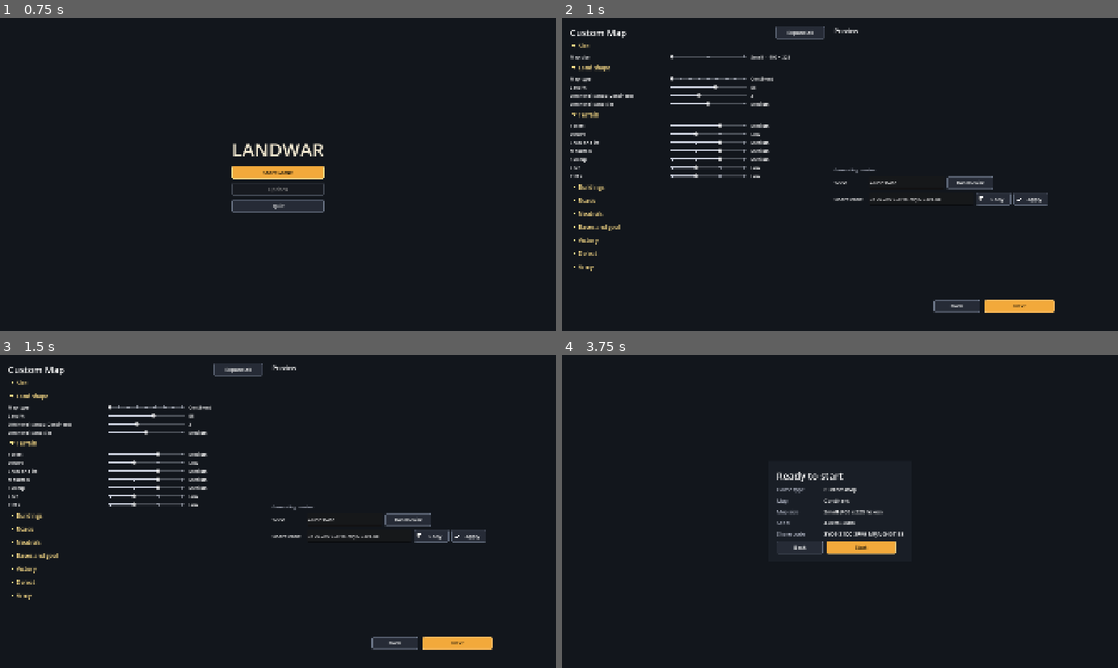
Above: before the commit, frames 1-4 (two rows, left to right).
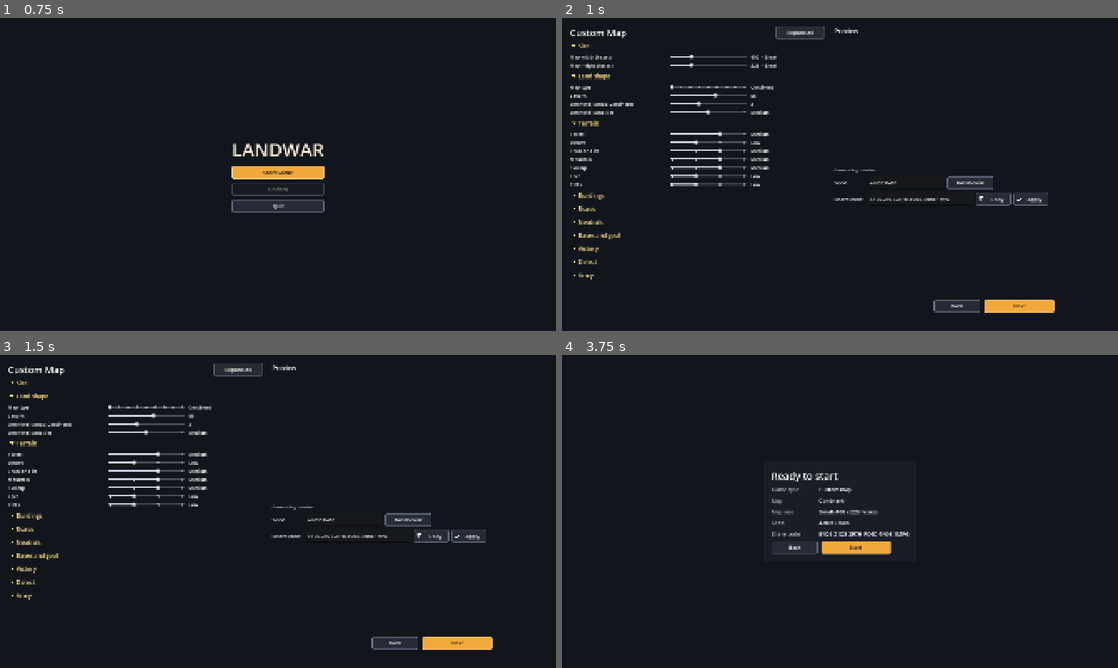
Above: after the commit, the same moments.

Repository: abeuscher/roguebattle
Game: Godot game, scene res://scenes/main.tscn
The game is run twice, just before and just after one commit, with the same random seed, the same clock (stepped at 60 frames per second) and the same inputs.
Inputs (mouse positions are in pixels of both pictures, inside the frame that each line leads up to):
- Up to frame 1 (0.75 s): tap Space at 0.5 s; move the mouse to (250, 237) at 0.52 s; hold D from 0.53 s (still down); tap L at 0.6 s; click (250, 237) at 0.67 s
- Up to frame 2 (1 s): keep holding D; tap Space at 0.77 s
- Up to frame 3 (1.5 s): release D at 1.25 s; click "Size" at 1.25 s
- Up to frame 4 (3.75 s): click "Land shape" at 2 s; click "Terrain" at 2.75 s; click "Next" at 3.5 s

Frame 1 is identical in both runs. In frame 2, 2.7% of the frame differs, in the area x 1-70%, y 11-84%; in frame 3, less than 0.1%; in frame 4, 1.1%.

Commit message:
Session 029: variable map size (SPEC §6.1, §6.2)
Reordered ahead of M4 session 6 at the user's request, for faster
playtesting of the new victory/defeat conditions.

The configurator's old 3-way "Map size" (Small/Medium/Large) is now
two independent sliders, width and height in hexes (100-1200,
60-675), defaulting to Small's 400x225. Landing exactly on a named
size still shows that name next to the numbers (GameConfig.size_name);
anything else just shows the numbers. Every place that read the old
settings["size"] string now reads map.width/map.height directly.
CODE_VERSION bumped to 2 so an old share code is cleanly rejected
instead of silently misreading into the new field layout.

Checked generation down to 100x60 across four presets: all well under
a second, sane building counts, both bases placed. No floor beyond
the sliders' own range was needed.

tests/test_map_size.gd (4 tests, 269 total). One test's "plays start
to finish quickly" check was rewritten around the survive-timer after
a debugging detour: it looked hung, but the cause was the test itself
holding a stale reference to a squad that had died in combat and left
the live simulation, not an actual freeze. See DECISIONS.md.

Co-Authored-By: Claude Sonnet 5 <noreply@anthropic.com>

Diff:
--- a/data/configurator.json
+++ b/data/configurator.json
@@ -1,5 +1,6 @@
 [
- {"key": "size", "group": "Size", "label": "Map size", "target": "map", "options": ["small", "medium", "large"]},
+ {"key": "width", "group": "Size", "label": "Map width (hexes)", "target": "map", "range": [100, 1200, 50]},
+ {"key": "height", "group": "Size", "label": "Map height (hexes)", "target": "map", "range": [60, 675, 15]},
  {"key": "preset", "group": "Land shape", "label": "Map type", "target": "map",
   "options": ["continent", "islands", "archipelago", "floating_isles", "highlands", "river_valley", "deep_forest", "tundra", "volcanic"]},
  {"key": "land_pct", "group": "Land shape", "label": "Land %", "target": "map", "range": [25, 75, 1]},
--- a/data/mapgen.json
+++ b/data/mapgen.json
@@ -30,7 +30,8 @@
   "neutral_danger": "low",
   "roamer_aggression": "low",
   "spawn_side": "west",
-  "size": "small",
+  "width": 400,
+  "height": 225,
   "preset": "continent",
   "terrain_amounts": {
    "forest": "medium", "desert": "low", "snow": "medium", "mountain": "medium",
--- a/rules/game_config.gd
+++ b/rules/game_config.gd
@@ -5,7 +5,7 @@
 ## (victory, defeat, squad cap, fairness) feed the game. Settings and seed
 ## pack into a short share code.
 
-const CODE_VERSION := 1
+const CODE_VERSION := 2  # bumped when "size" (small/medium/large) became "width"/"height" (§6.1)
 const ALPHABET := "0123456789ABCDEFGHJKMNPQRSTVWXYZ"  # 32 symbols, no I, L, O or U
 
 var data: GameData
@@ -21,7 +21,8 @@
 		if f["target"] == "game":
 			c.values[f["key"]] = f["default"]
 	c.values["preset"] = game_data.mapgen["defaults"]["preset"]
-	c.values["size"] = game_data.mapgen["defaults"]["size"]
+	c.values["width"] = game_data.mapgen["defaults"]["width"]
+	c.values["height"] = game_data.mapgen["defaults"]["height"]
 	c.apply_preset()
 	return c
 
@@ -36,6 +37,16 @@
 		out.append(v)
 		v += r[2]
 	return out
+
+
+## "Small"/"Medium"/"Large" for an exact match with data/mapgen.json's named
+## sizes (§6.1), or "Custom" for any other width and height.
+static func size_name(game_data: GameData, width: int, height: int) -> String:
+	for n in game_data.mapgen["sizes"]:
+		var dims: Array = game_data.mapgen["sizes"][n]
+		if int(dims[0]) == width and int(dims[1]) == height:
+			return String(n).capitalize()
+	return "Custom"
 
 
 func field(key: String) -> Dictionary:
@@ -54,9 +65,9 @@
 
 ## Map fields take the generator's defaults overlaid with the chosen preset's values.
 func apply_preset() -> void:
-	var s := MapGen.resolve_settings(data, {"preset": values["preset"], "size": values["size"]})
+	var s := MapGen.resolve_settings(data, {"preset": values["preset"]})
 	for f in data.config_fields:
-		if f["target"] != "map" or f["key"] in ["preset", "size"]:
+		if f["target"] != "map" or f["key"] in ["preset", "width", "height"]:
 			continue
 		var v: Variant = _lookup(s, f["key"])
 		if f.has("scale"):
--- a/rules/game_state.gd
+++ b/rules/game_state.gd
@@ -52,7 +52,7 @@
 		b["owner"] = data.buildings[b["type"]].get("owner", "neutral")
 		b["away"] = false  # nomads that moved out of sight until the next half day
 		_building_at[b["hex"]] = i
-	log.add(clock.tick, "system", "New map: seed %d, %s %s." % [map.seed, map.settings["preset"], map.settings["size"]],
+	log.add(clock.tick, "system", "New map: seed %d, %s %dx%d." % [map.seed, map.settings["preset"], map.width, map.height],
 			-1, {"settings": map.settings, "game": settings})
 
 
--- a/rules/map_gen.gd
+++ b/rules/map_gen.gd
@@ -22,8 +22,7 @@
 	g.data = game_data
 	g.settings = resolve_settings(game_data, overrides)
 	g.rng = RngStreams.new(game_seed).get_stream("map")
-	var dims: Array = game_data.mapgen["sizes"][g.settings["size"]]
-	g.map = MapData.new(int(dims[0]), int(dims[1]))
+	g.map = MapData.new(int(g.settings["width"]), int(g.settings["height"]))
 	g.map.seed = game_seed
 	g.map.settings = g.settings
 	g._layout()
--- a/scenes/battlemap.gd
+++ b/scenes/battlemap.gd
@@ -77,8 +77,8 @@
 	var started := Time.get_ticks_msec()
 	if map == null:
 		map = MapGen.generate(data, config.seed, config.map_overrides())
-	_info = "Seed %d  ·  %s  ·  %s %dx%d  ·  share code %s" % [config.seed, map.settings["preset"].capitalize(),
-			map.settings["size"], map.width, map.height, config.to_code()]
+	_info = "Seed %d  ·  %s  ·  %dx%d  ·  share code %s" % [config.seed, map.settings["preset"].capitalize(),
+			map.width, map.height, config.to_code()]
 	state = GameState.new(data, map, log, config.game_settings())
 	view.show_map(map, data)
 	state.setup_army(_wide_roster_count())
--- a/tests/test_config.gd
+++ b/tests/test_config.gd
@@ -5,7 +5,8 @@
 
 func test_defaults() -> void:
 	var c := GameConfig.create(d, 42)
-	check_eq(c.values["size"], "small", "default size")
+	check_eq(int(c.values["width"]), 400, "default width")
+	check_eq(int(c.values["height"]), 225, "default height")
 	check_eq(c.values["preset"], "continent", "default map type")
 	check_eq(int(c.values["land_pct"]), 55, "continent land %")
 	check_eq(c.values["terrain_amounts.desert"], "low", "desert low by default")
--- /dev/null
+++ b/tests/test_map_size.gd
@@ -0,0 +1,57 @@
+extends TestCase
+## Variable map size (SPEC §6.1): a custom width/height instead of only
+## Small/Medium/Large, so a full playtest doesn't need a large map's runtime.
+
+var d := GameData.load_dir()
+
+
+func test_custom_dimensions_generate_a_map_of_that_size() -> void:
+	var m := MapGen.generate(d, 3, {"width": 150, "height": 90})
+	check_eq(m.width, 150, "custom width")
+	check_eq(m.height, 90, "custom height")
+	check(m.player_base >= 0 and m.enemy_base >= 0, "both bases still placed")
+	check(not m.buildings.is_empty(), "buildings still placed on a small custom map")
+
+
+func test_default_config_still_builds_the_small_preset() -> void:
+	var c := GameConfig.create(d, 1)
+	check_eq(int(c.values["width"]), 400, "default width")
+	check_eq(int(c.values["height"]), 225, "default height")
+	check_eq(GameConfig.size_name(d, 400, 225), "Small", "400x225 is still named Small")
+	check_eq(GameConfig.size_name(d, 800, 450), "Medium", "800x450 is still named Medium")
+	check_eq(GameConfig.size_name(d, 1200, 675), "Large", "1200x675 is still named Large")
+	check_eq(GameConfig.size_name(d, 150, 90), "Custom", "an unnamed size reads as Custom")
+
+
+func test_share_code_round_trips_a_custom_size() -> void:
+	var c := GameConfig.create(d, 123)
+	c.set_value("width", 150)
+	c.set_value("height", 90)
+	var code := c.to_code()
+	var back := GameConfig.from_code(d, code)
+	check(back != null, "the code reads back")
+	check_eq(int(back.values["width"]), 150, "width survives the share code")
+	check_eq(int(back.values["height"]), 90, "height survives the share code")
+
+
+## A full day (the survive-timer, which doesn't depend on how combat plays out)
+## generates and simulates well within a playtester's patience on a small custom map.
+func test_a_small_custom_map_plays_start_to_finish_quickly() -> void:
+	var started := Time.get_ticks_msec()
+	var m := MapGen.generate(d, 11, {"width": 100, "height": 60})
+	var st := GameState.new(d, m, GameLog.new(), {"victory_timer": true, "victory_timer_days": 1})
+	st.setup_army()
+	st.place_enemies()
+	st.place_neutrals()
+	var ticks := 0
+	while st.game_over == "" and ticks < 3000:
+		if st.pending:
+			st.resolve_pending()
+		elif not st.pending_recruit.is_empty():
+			st.resolve_recruit(true)
+		else:
+			st.step()
+		ticks += 1
+	var ms := Time.get_ticks_msec() - started
+	check_eq(st.game_over, "victory", "a day passes and the survive-timer fires: %d ticks" % ticks)
+	check(ms < 5000, "generating and simulating a whole day on a small custom map is fast: %d ms" % ms)
--- a/tools/map_preview.gd
+++ b/tools/map_preview.gd
@@ -1,18 +1,27 @@
 extends SceneTree
 ## Writes a PNG of a generated map.
 ## godot --headless -s res://tools/map_preview.gd -- <seed> [size] [preset] [out.png]
+## [size] is "small"/"medium"/"large" (§6.1) or a custom "WxH", e.g. "200x120".
 
 
 func _initialize() -> void:
 	var args := OS.get_cmdline_user_args()
 	var seed := int(args[0]) if args.size() > 0 else 1
+	var data := GameData.load_dir()
 	var overrides := {}
 	if args.size() > 1:
-		overrides["size"] = args[1]
+		var token: String = args[1]
+		if data.mapgen["sizes"].has(token):
+			var dims: Array = data.mapgen["sizes"][token]
+			overrides["width"] = int(dims[0])
+			overrides["height"] = int(dims[1])
+		elif "x" in token:
+			var parts := token.split("x")
+			overrides["width"] = int(parts[0])
+			overrides["height"] = int(parts[1])
 	if args.size() > 2:
 		overrides["preset"] = args[2]
 	var out: String = args[3] if args.size() > 3 else "user://map_%d.png" % seed
-	var data := GameData.load_dir()
 	var started := Time.get_ticks_msec()
 	var map := MapGen.generate(data, seed, overrides)
 	print("Generated %dx%d in %d ms" % [map.width, map.height, Time.get_ticks_msec() - started])
--- a/ui/configurator_screen.gd
+++ b/ui/configurator_screen.gd
@@ -175,17 +175,19 @@
 		slider.draw_circle(Vector2(x, y), 5.0, color)
 
 
-## How a slider shows option i: its label, its number, or its name (map size adds its hexes).
+## How a slider shows option i: its label, its number (width/height also name a
+## matching Small/Medium/Large), or its name.
 func _readout(f: Dictionary, i: int) -> String:
 	if f.has("labels"):
 		return str(f["labels"][i])
 	var v: Variant = GameConfig.options(f)[i]
 	if v is String:
-		var text: String = v.capitalize()
-		if f["key"] == "size":
-			var dims: Array = data.mapgen["sizes"][v]
-			text += "  ·  %d × %d" % [dims[0], dims[1]]
-		return text
+		return v.capitalize()
+	if f["key"] in ["width", "height"]:
+		var width := int(v) if f["key"] == "width" else int(config.values["width"])
+		var height := int(v) if f["key"] == "height" else int(config.values["height"])
+		var name := GameConfig.size_name(data, width, height)
+		return str(int(v)) + ("  ·  %s" % name if name != "Custom" else "")
 	return str(int(v)) if float(v) == floorf(float(v)) else str(v)
 
 
@@ -251,6 +253,8 @@
 	config.set_value(key, value)
 	if key == "preset":
 		_refresh_controls()  # the map type resets land, islands and terrain
+	elif key in ["width", "height"]:
+		_refresh_controls()  # the other one's "· Small/Medium/Large" hint may now match or not
 	_code.text = config.to_code()
 	if config.field(key)["target"] == "map":
 		_dirty = true
--- a/ui/summary_screen.gd
+++ b/ui/summary_screen.gd
@@ -18,12 +18,12 @@
 	col.add_theme_constant_override("separation", 12)
 	panel.add_child(col)
 	col.add_child(UiStyle.label("Ready to start", 34))
-	var size: String = config.values["size"]
-	var dims: Array = config.data.mapgen["sizes"][size]
+	var width := int(config.values["width"])
+	var height := int(config.values["height"])
 	for line in [
 		["Game type", "Custom map"],
 		["Map", "%s" % String(config.values["preset"]).capitalize()],
-		["Map size", "%s (%d x %d hexes)" % [size.capitalize(), dims[0], dims[1]]],
+		["Map size", "%s (%d x %d hexes)" % [GameConfig.size_name(config.data, width, height), width, height]],
 		["Seed", str(config.seed)],
 		["Share code", config.to_code()],
 	]:
Not shown, added: tests/test_map_size.gd.uid
Not shown, changed: DECISIONS.md
Not shown, changed: ROADMAP.md
Not shown, changed: RULES.md
Not shown, changed: STATUS.md
